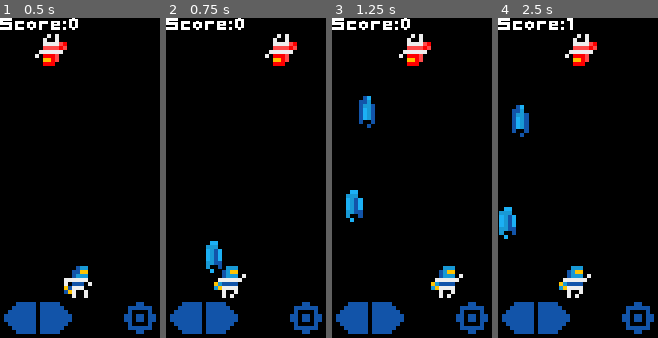
Above: before the commit, frames 1-4 (left to right).
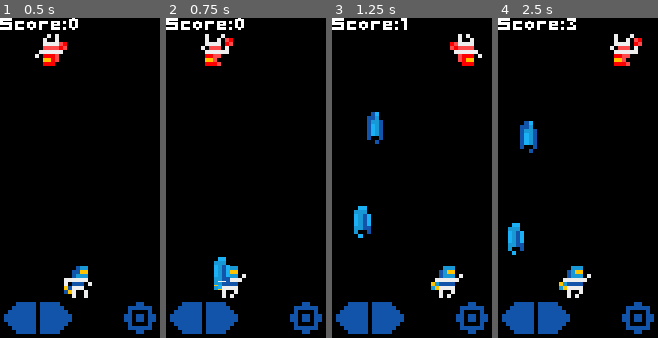
Above: after the commit, the same moments.

Repository: whmsft/vechten
Game: Godot game, scene res://scenes/Game.tscn
The game is run twice, just before and just after one commit, with the same random seed, the same clock (stepped at 60 frames per second) and the same inputs.
Inputs (mouse positions are in pixels of both pictures, inside the frame that each line leads up to):
- Up to frame 1 (0.5 s): no input
- Up to frame 2 (0.75 s): move the mouse to (281, 162) at 0.52 s; hold Right (key_right) from 0.53 s (still down); hold Space (key_space) from 0.53 s (still down)
- Up to frame 3 (1.25 s): keep holding Right (key_right); keep holding Space (key_space)
- Up to frame 4 (2.5 s): move the mouse to (546, 194) at 1.27 s; release Right (key_right) at 1.28 s; release Space (key_space) at 1.28 s; hold Left (key_left) 1.28-2.03 s; tap Space (key_space) at 1.35 s; move the mouse to (594, 107) at 2.02 s; hold Right (key_right) from 2.03 s (still down); hold Space (key_space) from 2.03 s (still down)

Frame 1 is identical in both runs. In frame 2, 3.4% of the frame differs, in the area x 21-82%, y 5-85%; in frame 3, 4.9%, in the area x 8-94%, y 0-69%; in frame 4, 4.9%.

Commit message:
nos. 23, maybe a prerelease?

Diff:
--- a/scenes/Game.tscn
+++ b/scenes/Game.tscn
@@ -11,8 +11,6 @@
 [ext_resource path="res://assets/player_fire.png" type="Texture" id=9]
 [ext_resource path="res://assets/pixel.ttf" type="DynamicFontData" id=10]
 [ext_resource path="res://assets/arrow_rit.png" type="Texture" id=11]
-[ext_resource path="res://assets/bullet_boom_1.png" type="Texture" id=12]
-[ext_resource path="res://assets/bullet_boom_2.png" type="Texture" id=13]
 [ext_resource path="res://assets/enemy_idle.png" type="Texture" id=14]
 [ext_resource path="res://assets/enemy_huff.png" type="Texture" id=15]
 [ext_resource path="res://assets/enemy_move.png" type="Texture" id=16]
@@ -38,11 +36,6 @@
 
 [sub_resource type="SpriteFrames" id=2]
 animations = [ {
-"frames": [ ExtResource( 12 ), ExtResource( 13 ) ],
-"loop": true,
-"name": "boom",
-"speed": 5.0
-}, {
 "frames": [ ExtResource( 6 ), ExtResource( 8 ) ],
 "loop": true,
 "name": "fire",
@@ -84,11 +77,12 @@
 centered = false
 
 [node name="Bullet" type="AnimatedSprite" parent="."]
-position = Vector2( 4, 4 )
 scale = Vector2( 1.01563, 1 )
 frames = SubResource( 2 )
-animation = "boom"
+animation = "fire"
+frame = 1
 playing = true
+offset = Vector2( 2, 4 )
 
 [node name="FPS_label" type="Label" parent="."]
 margin_right = 29.0
@@ -114,6 +108,6 @@
 playing = true
 offset = Vector2( 4, 4 )
 
-[node name="AudioStreamPlayer2D" type="AudioStreamPlayer2D" parent="."]
+[node name="Background_music" type="AudioStreamPlayer2D" parent="."]
 stream = ExtResource( 17 )
 autoplay = true
--- a/scripts/Game.gd
+++ b/scripts/Game.gd
@@ -2,7 +2,7 @@
 ## Name: vechten   ##
 ## Author: @whmsft ##
 ## version: v1b3   ##
-## commit: 22      ##
+## commit: 23      ##
 #####################
 
 extends Node2D
@@ -40,10 +40,10 @@
 	update_bullet(_delta)
 
 func update_enemy(_delta):
-	if framer[0] > [241,181,121][randi()%3]:
+	if framer[0] > [0.5, 1, 1.5][randi()%3]:
 		framer[0] = 0
 		framer[1] = (randi() %3)
-	else: framer[0] += 1
+	else: framer[0] += _delta
 	var e = $Enemy.position
 	if framer[1] == 0: e.x += -96*_delta; elif framer[1] == 1: e.x += +96*_delta; elif framer[1] == 2: e.x += 0
 	if e.x != $Enemy.position.x: $Enemy.animation = "walk"
@@ -79,7 +79,14 @@
 		if n.position.y < 8:
 			bullets.erase(n)
 			n.queue_free()
-		if (n.position.x > $Enemy.position.x and n.position.x < $Enemy.position.x + 8) and (n.position.y > 4 and n.position.y < 12):
+		if collision([n.position.x, n.position.y, 8, 4], [$Enemy.position.x, $Enemy.position.y, 8, 8]):
 			SCORE += 1
 			bullets.erase(n)
 			n.queue_free()
+
+# https://developer.mozilla.org/en-US/docs/Games/Techniques/2D_collision_detection
+func collision(hitbox, hitbox2):
+	return (hitbox[0] < hitbox2[0] + hitbox2[2] and
+			hitbox[0] + hitbox[2] > hitbox2[0] and
+			hitbox[1] < hitbox2[1] + hitbox2[3] and
+			hitbox[1] + hitbox[3] > hitbox2[1])
Not shown, changed: diff.txt
Not shown: 1 places in scenes/Game.tscn that only renumber resources
